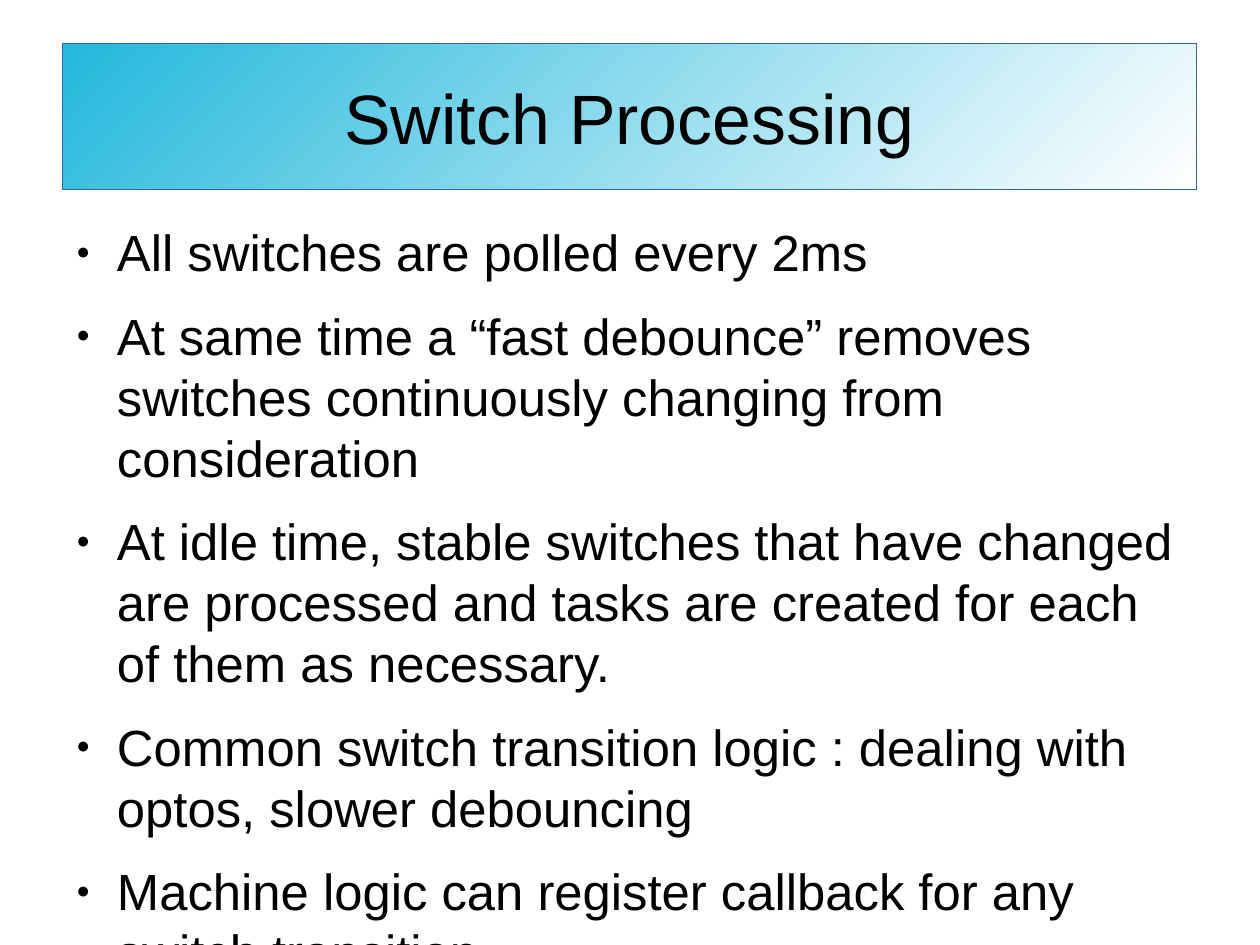
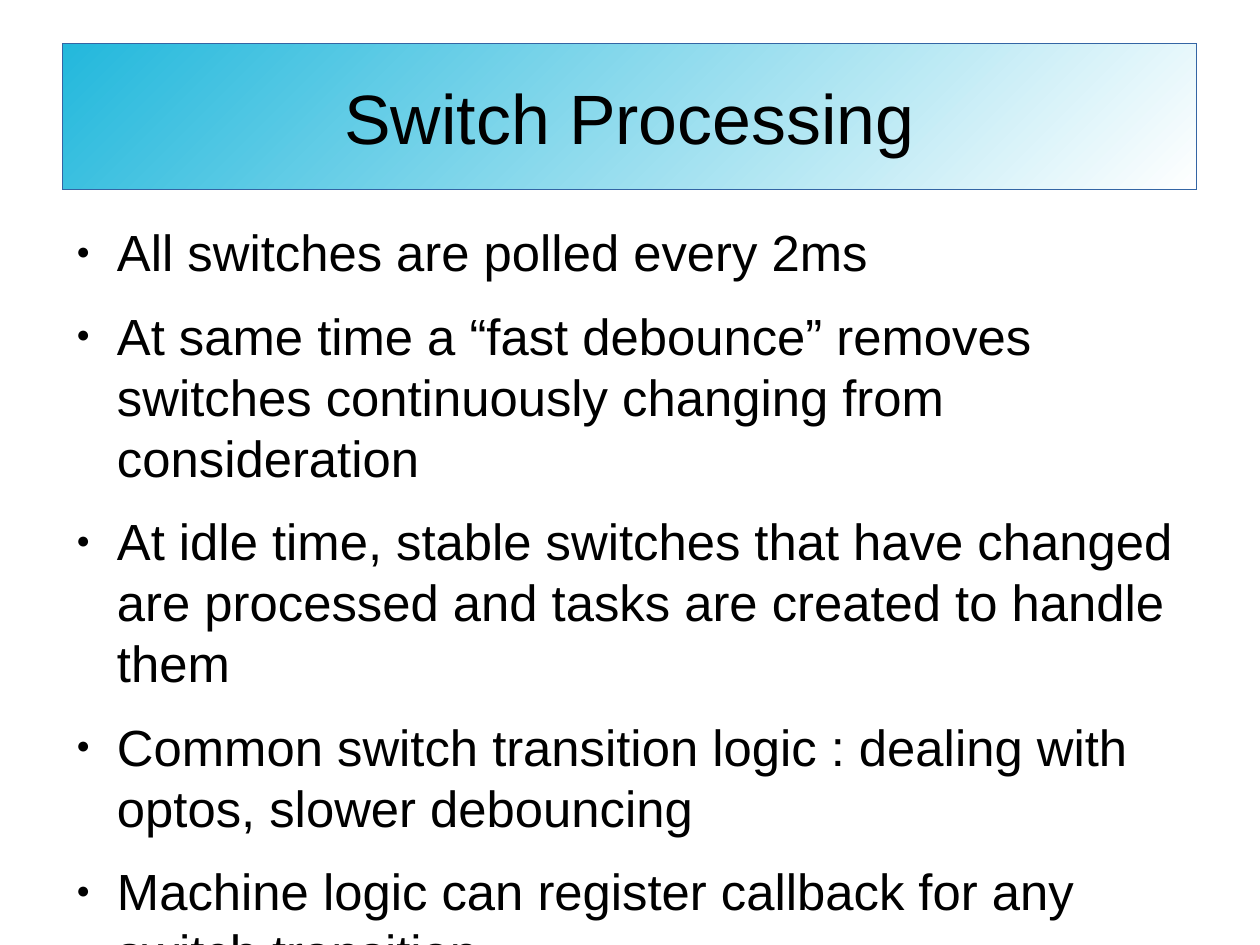
Before and after one commit to SonnyJim/freewpc, a slide deck: slide 12 of doc/freewpc.odp (slide 11 before the commit). Drawn at 1260x945 pixels with LibreOffice and Linux fonts; fonts in the diff are those of the drawing. Boxes give left, top, right and bottom in pixels: in the first picture for what was removed or moved away, otherwise in the second. Text is boxed around its words. In the diff, an @@ line names an element or a change of style, - is before the commit and + after.

Commit message:
Update presentation.

```diff
--- a/doc/freewpc.odp
+++ b/doc/freewpc.odp
@@ text at (117,523,1172,683): text changed @@
-● At idle time, stable switches that have changed are processed and tasks are created for each of them as necessary.
+● At idle time, stable switches that have changed are processed and tasks are created to handle them
```
Also in this commit, not shown: 5 other slides changed, 14 slides added.
